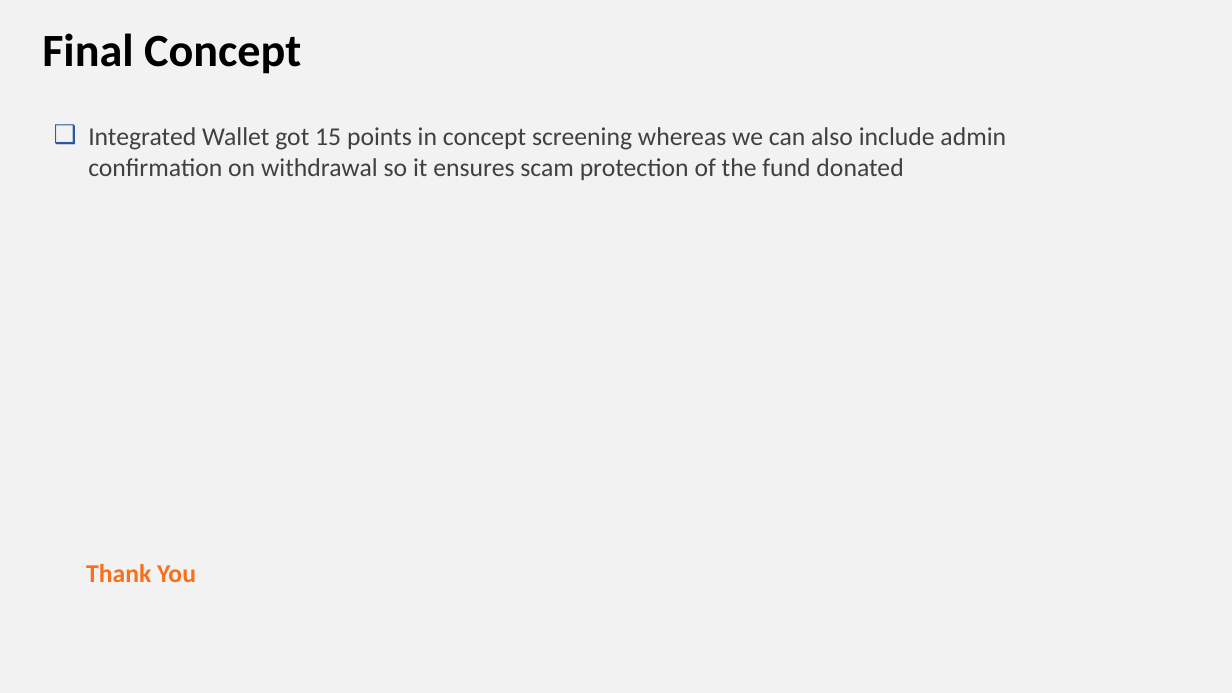
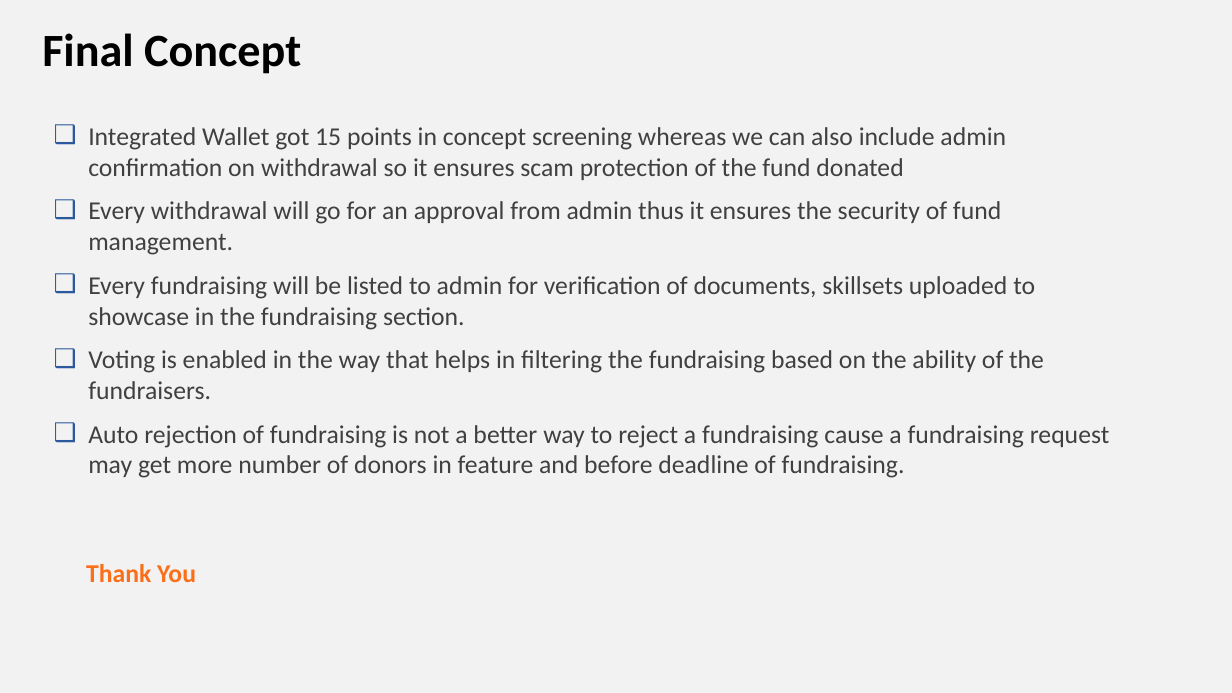
Before and after one commit to karthifairhawn/Fundsho-Crowdfunding-Frontend, a slide deck: slide 6 of Other/Cocept Generation and Selection.pptx. Drawn at 1232x693 pixels with LibreOffice and Linux fonts; fonts in the diff are those of the drawing. Boxes give left, top, right and bottom in pixels: in the first picture for what was removed or moved away, otherwise in the second. Text is boxed around its words. In the diff, an @@ line names an element or a change of style, - is before the commit and + after.

```diff
--- a/Other/Cocept Generation and Selection.pptx
+++ b/Other/Cocept Generation and Selection.pptx
@@ text at (x1=88, y1=201, x2=1110, y2=478): paragraphs added @@
+❑ Every withdrawal will go for an approval from admin thus it ensures the security of fund management.
+❑ Every fundraising will be listed to admin for verification of documents, skillsets uploaded to showcase in the fundraising section.
+❑ Voting is enabled in the way that helps in filtering the fundraising based on the ability of the fundraisers.
+❑ Auto rejection of fundraising is not a better way to reject a fundraising cause a fundraising request may get more number of donors in feature and before deadline of fundraising.
```
Also in this commit, not shown: 14 other files.
